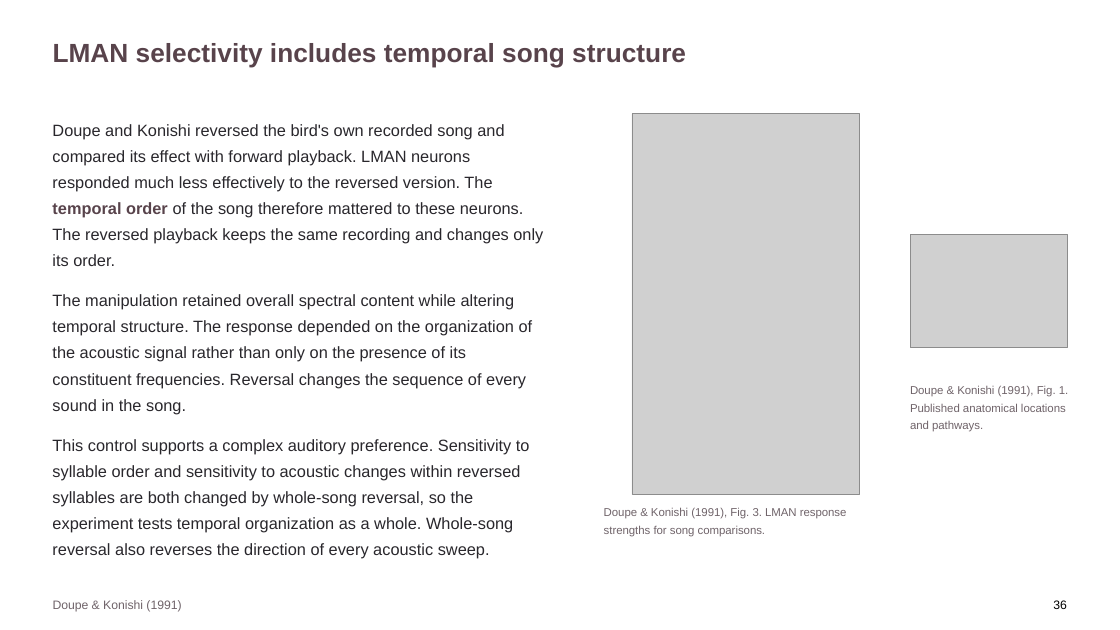
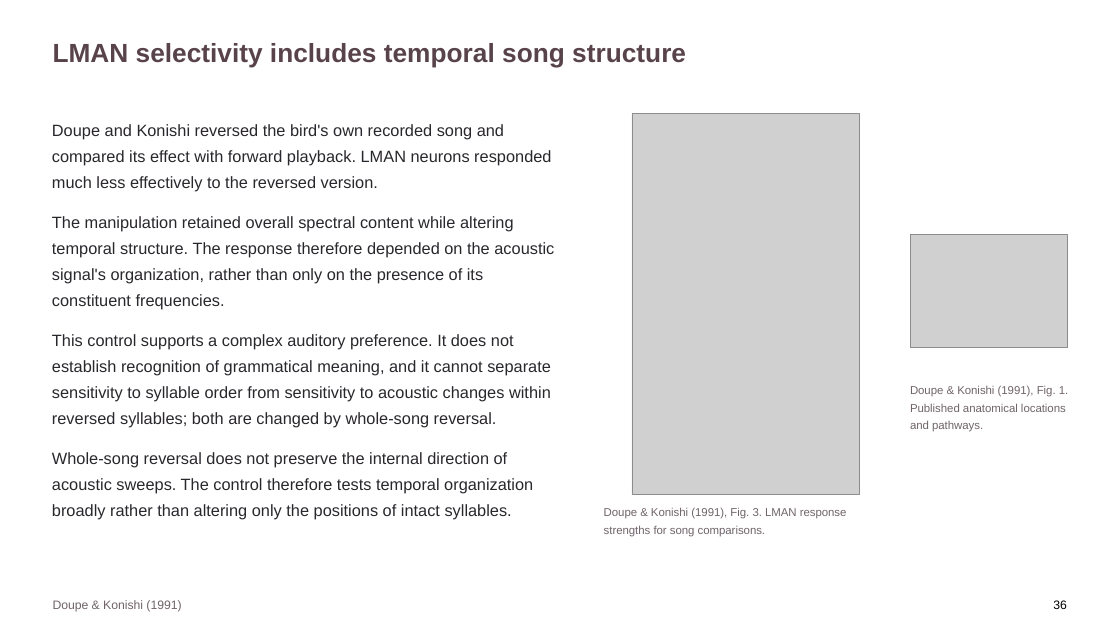
Before and after one commit to jordanxxlopez/NEUROETHOLOGY, a slide deck: slide 47 of scaffolded/Neuroethology_Lecture33_FA2026_SCAFFOLDED.pptx. Drawn at 1120x630 pixels with LibreOffice and Linux fonts; fonts in the diff are those of the drawing; grey boxes stand for pictures. Boxes give left, top, right and bottom in pixels: in the first picture for what was removed or moved away, otherwise in the second. Text is boxed around its words. In the diff, an @@ line names an element or a change of style, - is before the commit and + after.

```diff
--- a/scaffolded/Neuroethology_Lecture33_FA2026_SCAFFOLDED.pptx
+++ b/scaffolded/Neuroethology_Lecture33_FA2026_SCAFFOLDED.pptx
@@ text at <box>52,124,554,520</box>: text changed @@
-Doupe and Konishi reversed the bird's own recorded song and compared its effect with forward playback. LMAN neurons responded much less effectively to the reversed version. The temporal order of the song therefore mattered to these neurons. The reversed playback keeps the same recording and changes only its order.
-The manipulation retained overall spectral content while altering temporal structure. The response depended on the organization of the acoustic signal rather than only on the presence of its constituent frequencies. Reversal changes the sequence of every sound in the song.
-This control supports a complex auditory preference. Sensitivity to syllable order and sensitivity to acoustic changes within reversed syllables are both changed by whole-song reversal, so the experiment tests temporal organization as a whole. Whole-song reversal also reverses the direction of every acoustic sweep.
+Doupe and Konishi reversed the bird's own recorded song and compared its effect with forward playback. LMAN neurons responded much less effectively to the reversed version.
+The manipulation retained overall spectral content while altering temporal structure. The response therefore depended on the acoustic signal's organization, rather than only on the presence of its constituent frequencies.
+This control supports a complex auditory preference. It does not establish recognition of grammatical meaning, and it cannot separate sensitivity to syllable order from sensitivity to acoustic changes within reversed syllables; both are changed by whole-song reversal.
+Whole-song reversal does not preserve the internal direction of acoustic sweeps. The control therefore tests temporal organization broadly rather than altering only the positions of intact syllables.
```
Also in this commit, not shown: 57 other slides changed, 8 other files.
